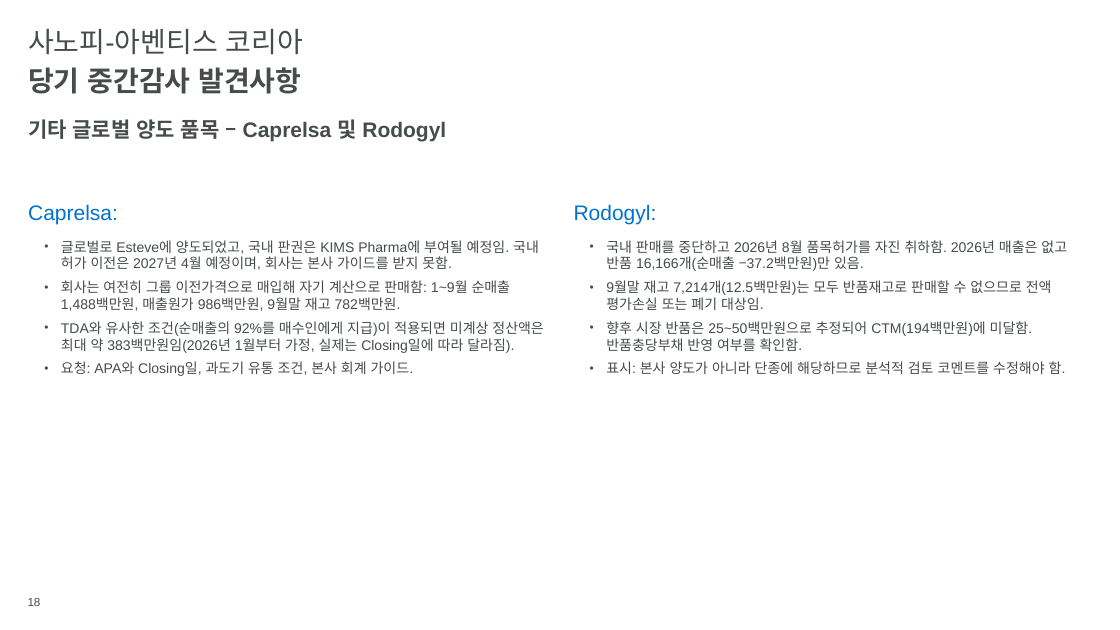
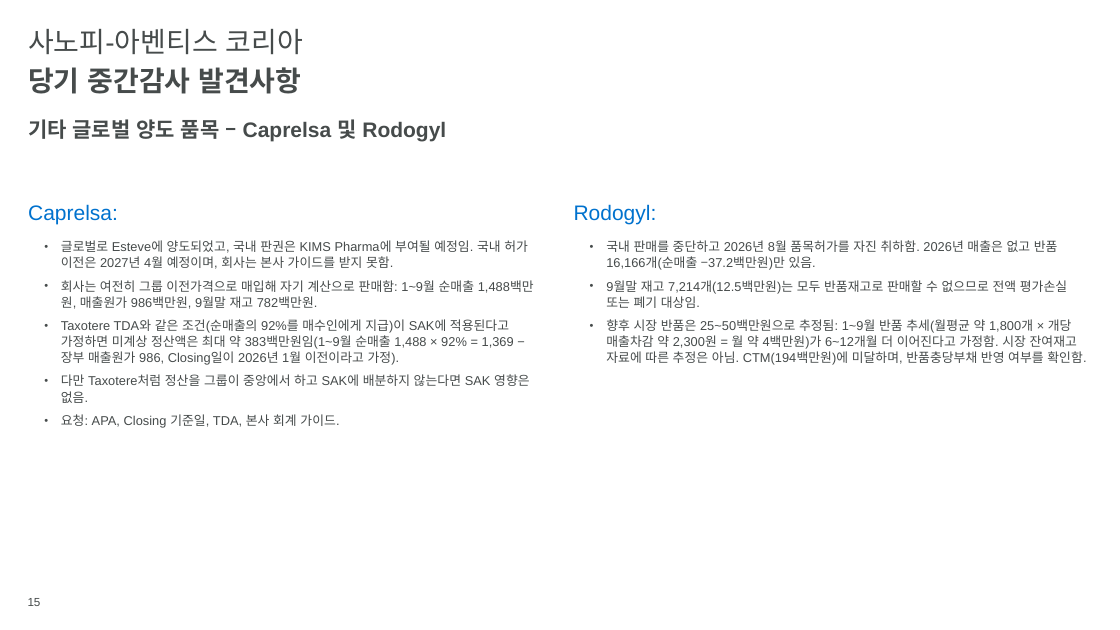
Before and after one commit to hansesle-maker/code, a slide deck: slide 15 of deliverables/SAK_FY2026_Interim_Closing_KO.pptx (slide 18 before the commit). Drawn at 1120x630 pixels with LibreOffice and Linux fonts; fonts in the diff are those of the drawing; background and template pictures are left out. Boxes give left, top, right and bottom in pixels: in the first picture for what was removed or moved away, otherwise in the second. Text is boxed around its words. In the diff, an @@ line names an element or a change of style, - is before the commit and + after.

```diff
--- a/deliverables/SAK_FY2026_Interim_Closing_KO.pptx
+++ b/deliverables/SAK_FY2026_Interim_Closing_KO.pptx
@@ text at (x1=61, y1=240, x2=534, y2=309): size 12 to 11 pt in "글로벌로 Esteve에 양도되었고, 국내 판권은 KIMS Pharma에 ...", "회사는 여전히 그룹 이전가격으로 매입해 자기 계산으로 ..."; line spacing 1 to 1.05 @@
@@ text at (x1=606, y1=240, x2=1068, y2=308): size 12 to 11 pt in "국내 판매를 중단하고 2026년 8월 품목허가를 자진 ...", "9월말 재고 7,214개(12.5백만원)는 모두 반품재고로 판매할 수 ..."; line spacing 1 to 1.05 @@
@@ text at (x1=61, y1=319, x2=529, y2=428): text changed; size 12 to 11 pt @@
-  • TDA와 유사한 조건(순매출의 92%를 매수인에게 지급)이 적용되면 미계상 정산액은 최대 약 383백만원임(2026년 1월부터 가정, 실제는 Closing일에 따라 달라짐).
-  • 요청: APA와 Closing일, 과도기 유통 조건, 본사 회계 가이드.
+  • Taxotere TDA와 같은 조건(순매출의 92%를 매수인에게 지급)이 SAK에 적용된다고 가정하면 미계상 정산액은 최대 약 383백만원임(1~9월 순매출 1,488 × 92% = 1,369 − 장부 매출원가 986, Closing일이 2026년 1월 이전이라고 가정).
+  • 다만 Taxotere처럼 정산을 그룹이 중앙에서 하고 SAK에 배분하지 않는다면 SAK 영향은 없음.
+  • 요청: APA, Closing 기준일, TDA, 본사 회계 가이드.
@@ text at (x1=606, y1=319, x2=1086, y2=365): text changed; size 12 to 11 pt @@
-  • 향후 시장 반품은 25~50백만원으로 추정되어 CTM(194백만원)에 미달함. 반품충당부채 반영 여부를 확인함.
-  • 표시: 본사 양도가 아니라 단종에 해당하므로 분석적 검토 코멘트를 수정해야 함.
+  • 향후 시장 반품은 25~50백만원으로 추정됨: 1~9월 반품 추세(월평균 약 1,800개 × 개당 매출차감 약 2,300원 = 월 약 4백만원)가 6~12개월 더 이어진다고 가정함. 시장 잔여재고 자료에 따른 추정은 아님. CTM(194백만원)에 미달하며, 반품충당부채 반영 여부를 확인함.
@@ page number at (x1=28, y1=598, x2=41, y2=606): text changed @@
-18
+15
```
Also in this commit, not shown: 12 other slides changed, 8 slides removed.
